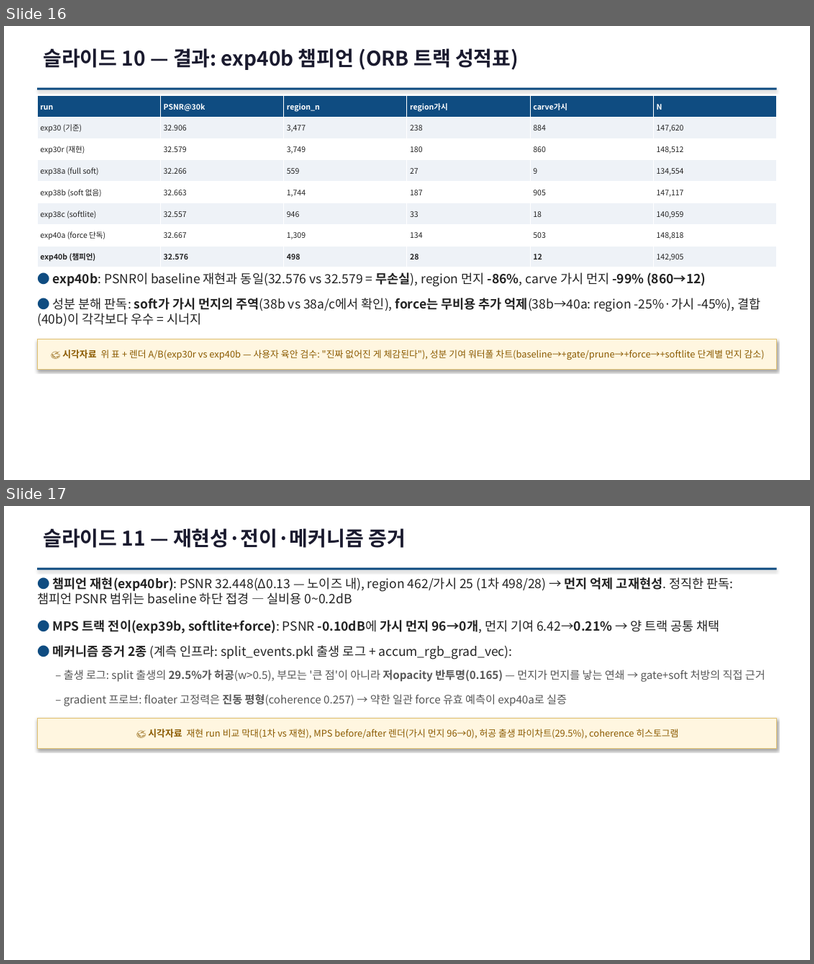
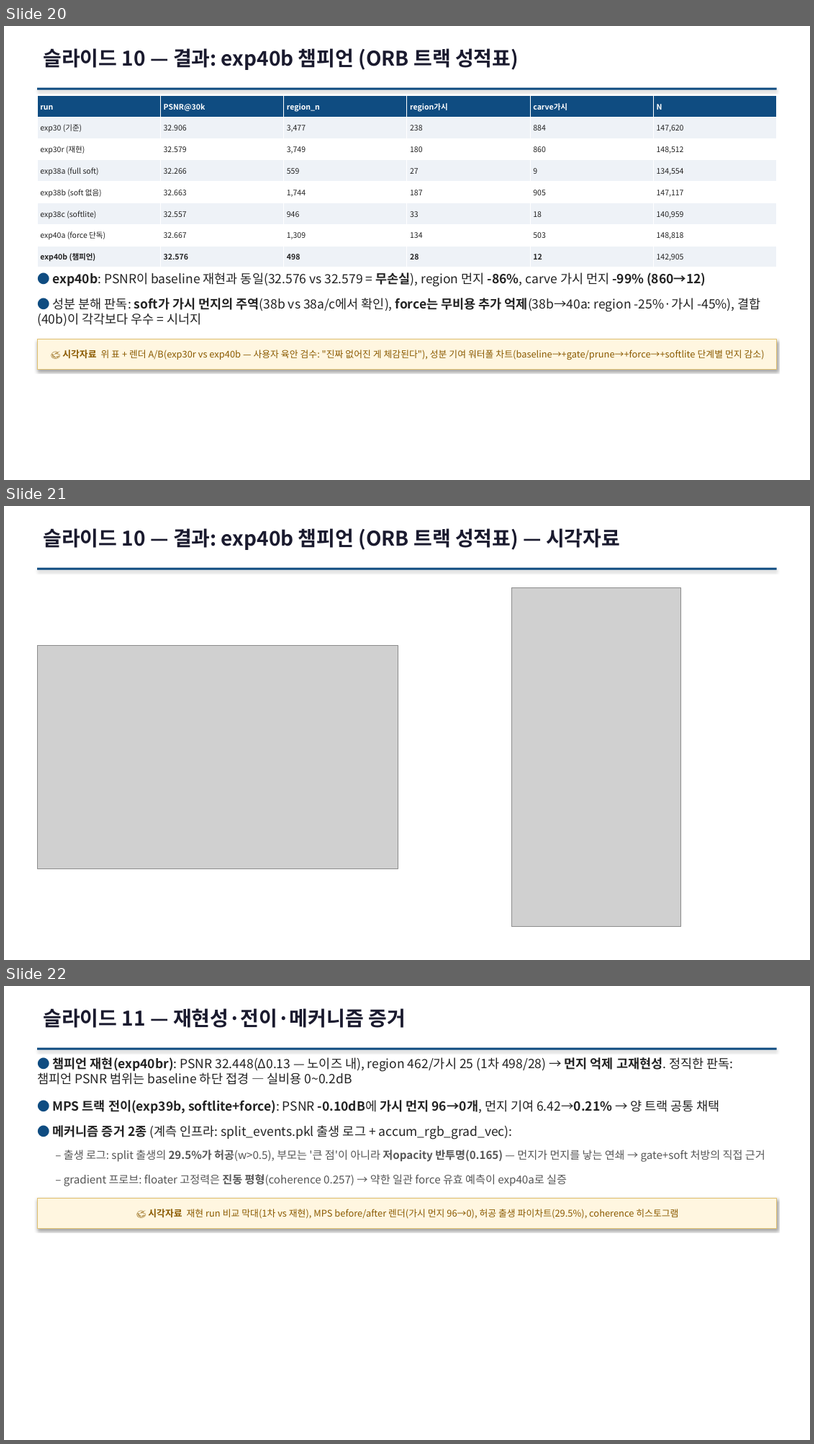
Before and after one commit to sawo0150/gs_floaterLab, a slide deck: context/ppt/gs_floater_deck.pptx. Shown one above the other, each under a label of ours: slides 16 and 17 before the commit, slides 20, 21 and 22 after it. The pictures are 814x964 and 814x1444 pixels, drawn with LibreOffice and Linux fonts; fonts in the diff are those of the drawing; grey boxes stand for pictures. Boxes give left, top, right and bottom in pixels: in the first picture for what was removed or moved away, otherwise in the second. Text is boxed around its words. In the diff, an @@ line names an element or a change of style, - is before the commit and + after.

```diff
--- a/context/ppt/gs_floater_deck.pptx
+++ b/context/ppt/gs_floater_deck.pptx
@@ slide 21 added at <box>4,506,810,960</box>, background #FFFFFF @@
@@ text added at <box>43,528,620,550</box>, 24 pt, text #1A1A2E, bold @@
+슬라이드 10 — 결과: exp40b 챔피언 (ORB 트랙 성적표) — 시각자료
@@ rectangle added at <box>37,568,777,569</box>, fill #0F4C81 @@
@@ picture added at <box>512,587,682,926</box> @@
@@ picture added at <box>37,646,399,869</box> @@
@@ what was slide 16 is now slide 20 @@
@@ what was slide 17 is now slide 22 @@
```
Also in this commit, not shown: 12 other slides added, 20 other files.
